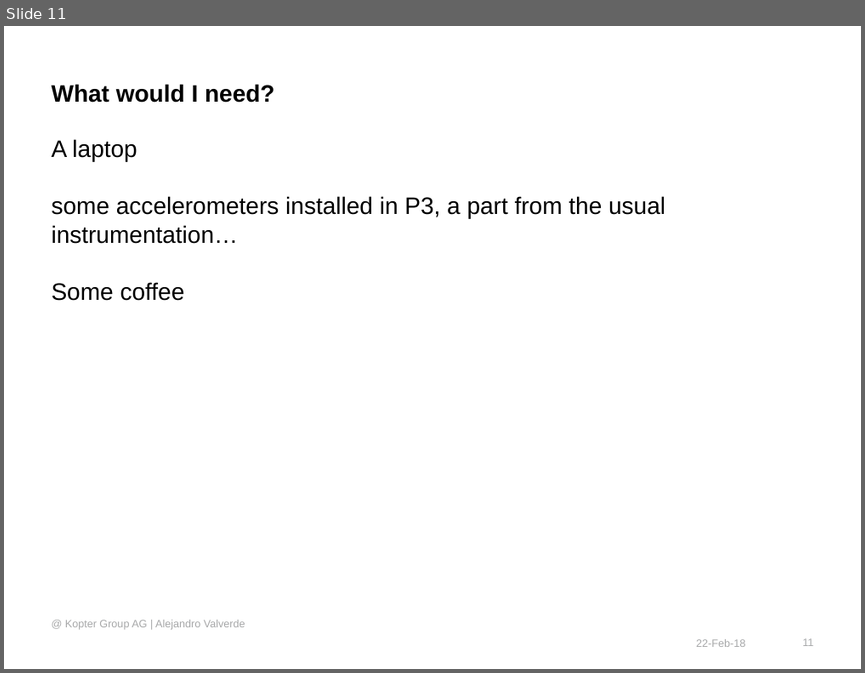
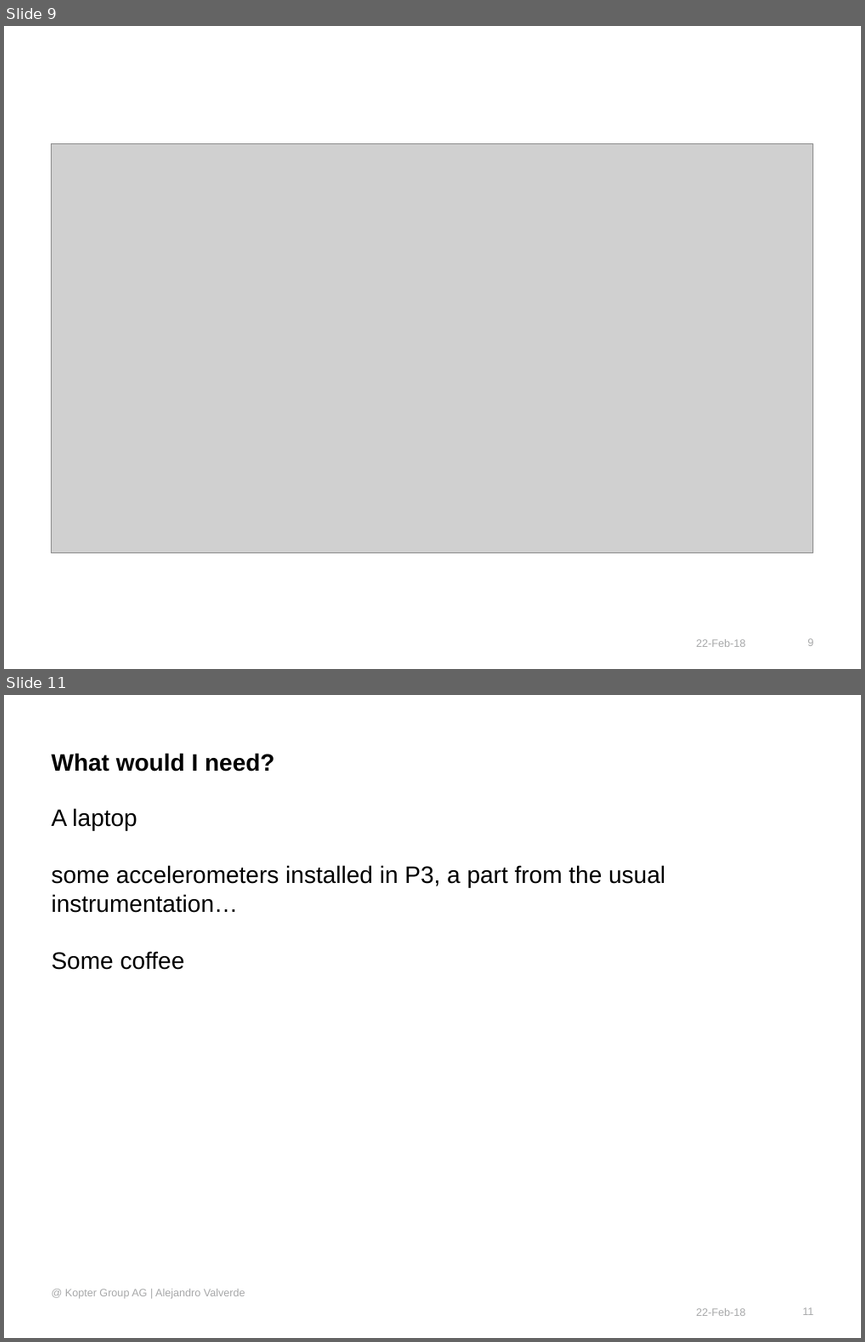
Before and after one commit to wuyou33/kopter, a slide deck: s_id/docs/System Identification to support Flight Test activities - proposal.pptx. Shown one above the other, each under a label of ours: slide 11 before the commit, slides 9 and 11 after it; the slides between them are not shown. The pictures are 865x673 and 865x1342 pixels, drawn with LibreOffice and Linux fonts; fonts in the diff are those of the drawing; grey boxes stand for pictures; background and template pictures are left out. Boxes give left, top, right and bottom in pixels: in the first picture for what was removed or moved away, otherwise in the second. Text is boxed around its words. In the diff, an @@ line names an element or a change of style, - is before the commit and + after.

```diff
--- a/s_id/docs/System Identification to support Flight Test activities - proposal.pptx
+++ b/s_id/docs/System Identification to support Flight Test activities - proposal.pptx
@@ slide 9 added at [4,26,861,669], background #FFFFFF @@
@@ picture added at [51,144,813,553] @@
@@ text added at [696,639,745,646], 9 pt, text #A7A8A9 @@
+22-Feb-18
@@ page number added at [807,638,813,646], 9 pt, text #A7A8A9 @@
+9
```
Also in this commit, not shown: 7 slides changed, 2 other slides added, 3 slides removed, 1 other file.
